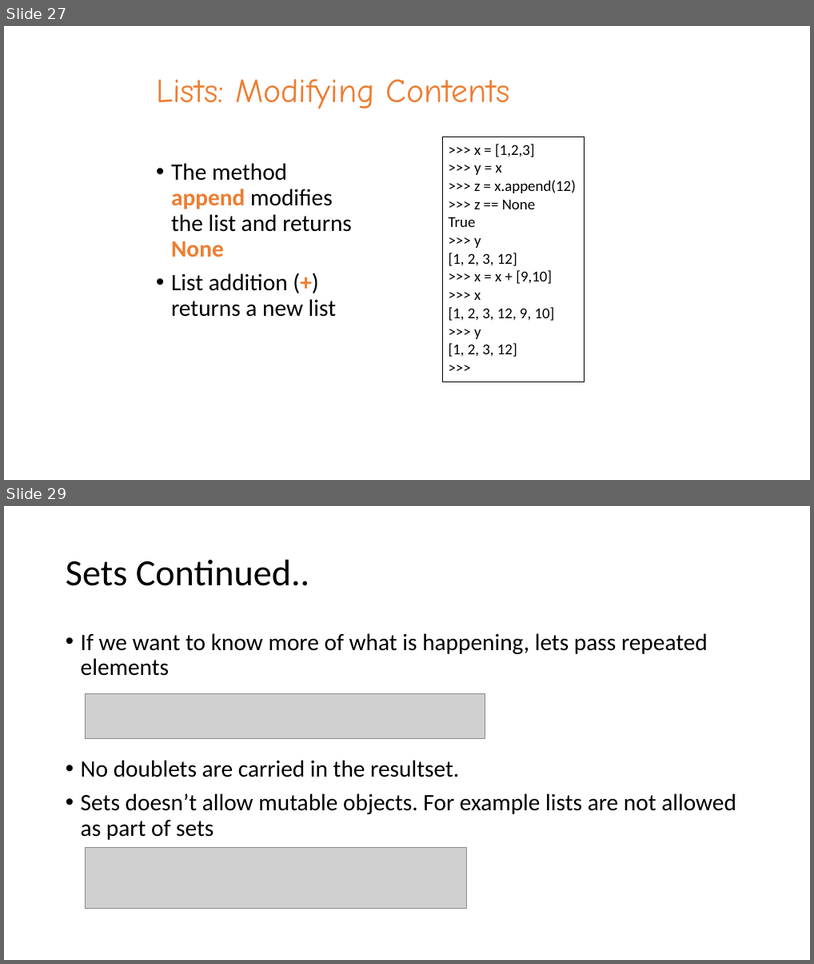
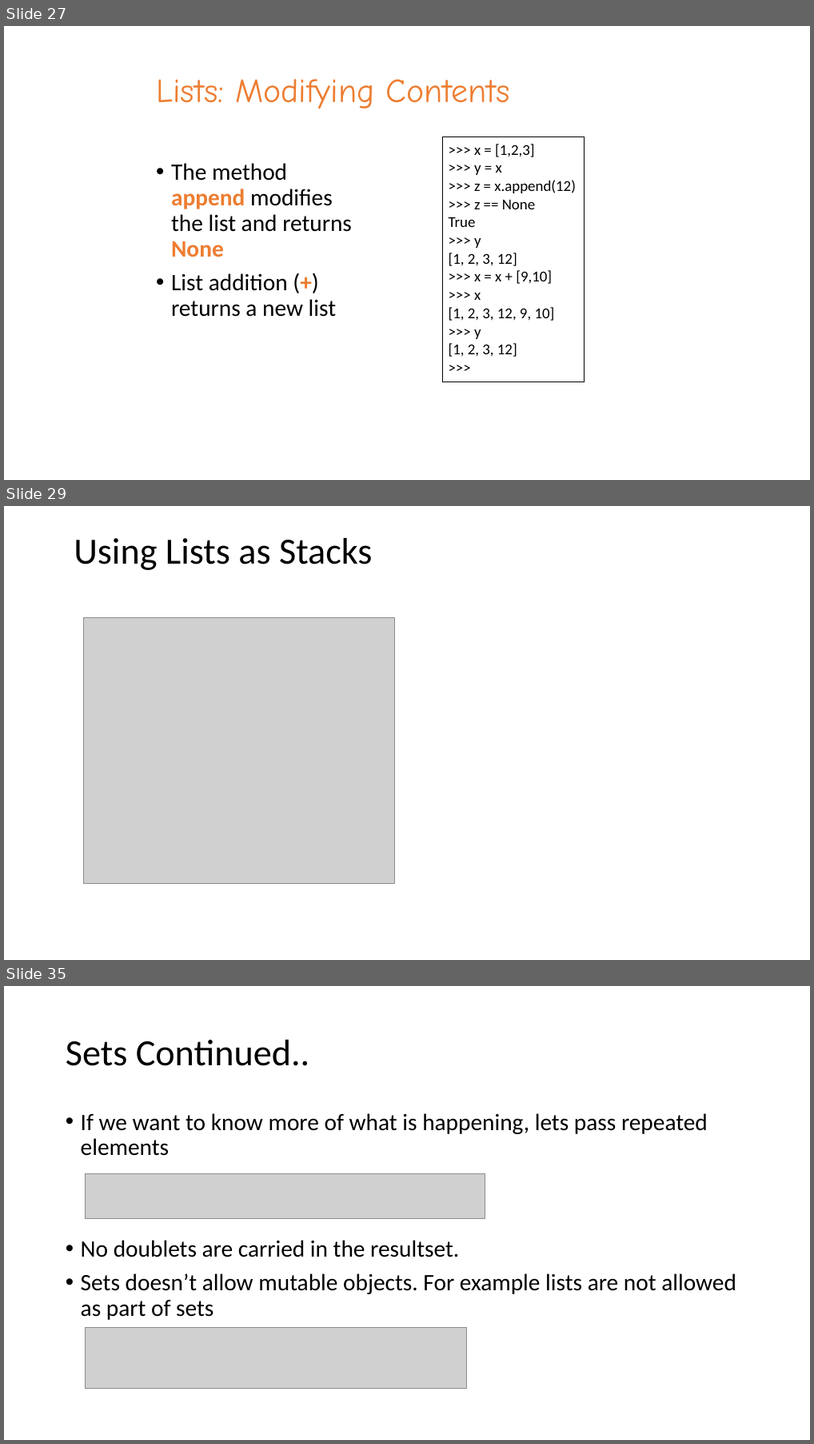
Before and after one commit to harry1180/python_basics, a slide deck: Introduction to Python.pptx. Shown one above the other, each under a label of ours: slides 27 and 29 before the commit, slides 27, 29 and 35 after it; the slides between them are not shown. The pictures are 814x964 and 814x1444 pixels, drawn with LibreOffice and Linux fonts; fonts in the diff are those of the drawing; grey boxes stand for pictures. Boxes give left, top, right and bottom in pixels: in the first picture for what was removed or moved away, otherwise in the second. Text is boxed around its words. In the diff, an @@ line names an element or a change of style, - is before the commit and + after.

```diff
--- a/Introduction to Python.pptx
+++ b/Introduction to Python.pptx
@@ slide 29 added at (4, 506, 810, 960), background #FFFFFF @@
@@ title added at (74, 538, 372, 570), 44 pt, text #000000 @@
+Using Lists as Stacks
@@ picture added at (84, 618, 394, 884) @@
@@ what was slide 29 is now slide 35 @@
```
Also in this commit, not shown: 1 slide changed, 7 other slides added, 1 other file.
